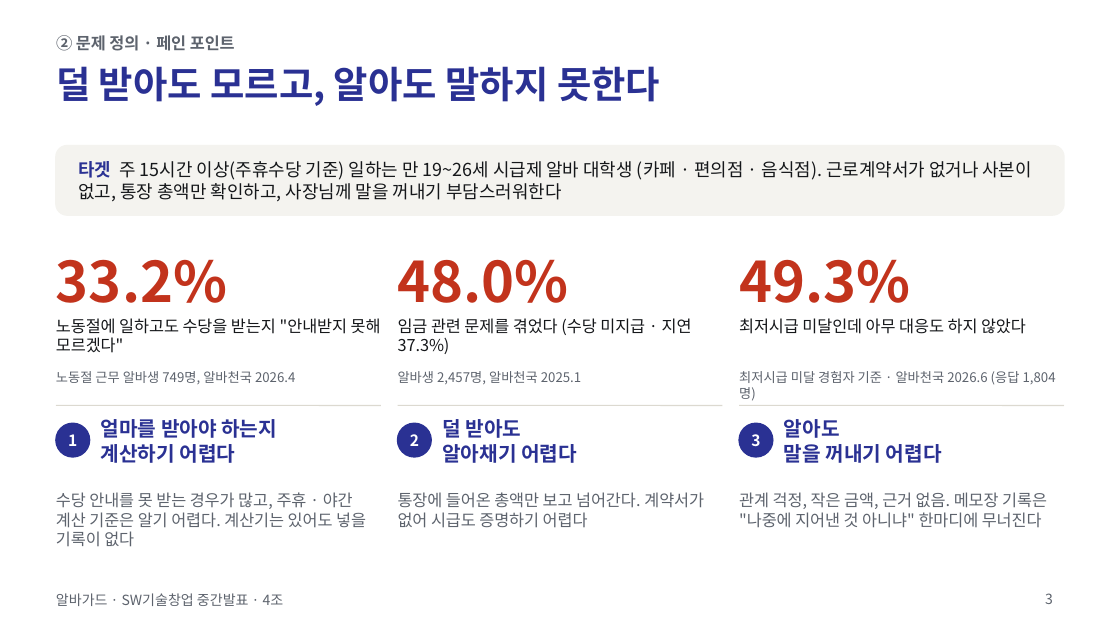
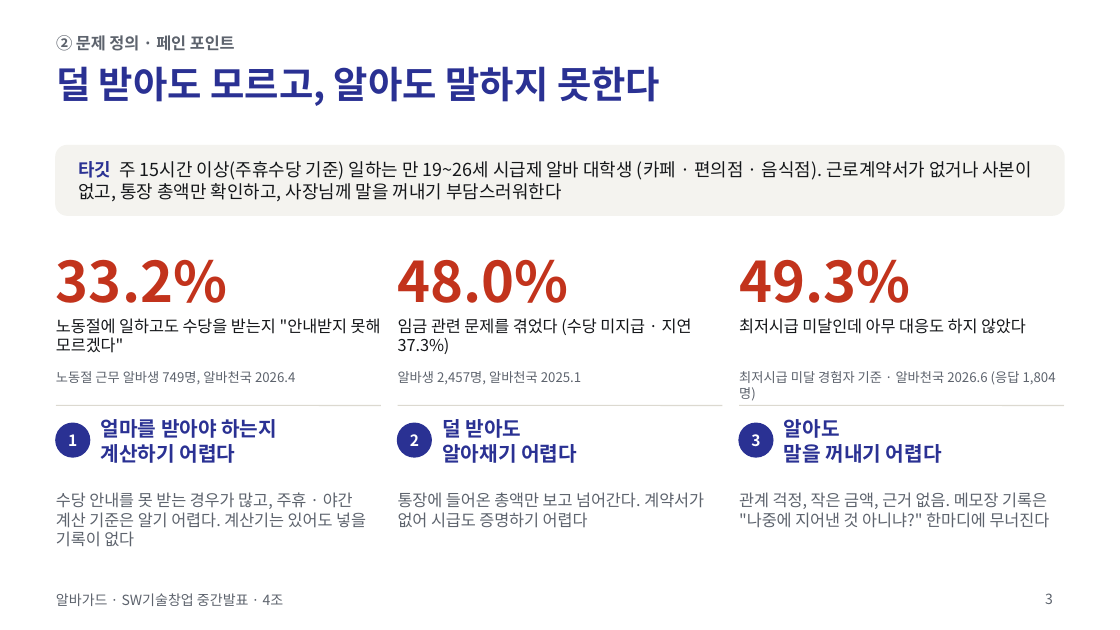
Before and after one commit to jihooni217/albaguard, a slide deck: slide 3 of docs/06_중간발표_PPT.pptx. Drawn at 1120x630 pixels with LibreOffice and Linux fonts; fonts in the diff are those of the drawing. Boxes give left, top, right and bottom in pixels: in the first picture for what was removed or moved away, otherwise in the second. Text is boxed around its words. In the diff, an @@ line names an element or a change of style, - is before the commit and + after.

```diff
--- a/docs/06_중간발표_PPT.pptx
+++ b/docs/06_중간발표_PPT.pptx
@@ text at box(78, 161, 1032, 201): text changed @@
-타겟 주 15시간 이상(주휴수당 기준) 일하는 만 19~26세 시급제 알바 대학생 (카페 · 편의점 · 음식점). 근로계약서가 없거나 사본이 없고, 통장 총액만 확인하고, 사장님께 말을 꺼내기 부담스러워한다
+타깃 주 15시간 이상(주휴수당 기준) 일하는 만 19~26세 시급제 알바 대학생 (카페 · 편의점 · 음식점). 근로계약서가 없거나 사본이 없고, 통장 총액만 확인하고, 사장님께 말을 꺼내기 부담스러워한다
@@ text at box(739, 492, 1050, 528): text changed @@
-관계 걱정, 작은 금액, 근거 없음. 메모장 기록은 "나중에 지어낸 것 아니냐" 한마디에 무너진다
+관계 걱정, 작은 금액, 근거 없음. 메모장 기록은 "나중에 지어낸 것 아니냐?" 한마디에 무너진다
```
Also in this commit, not shown: 6 other slides changed, 5 other files.
